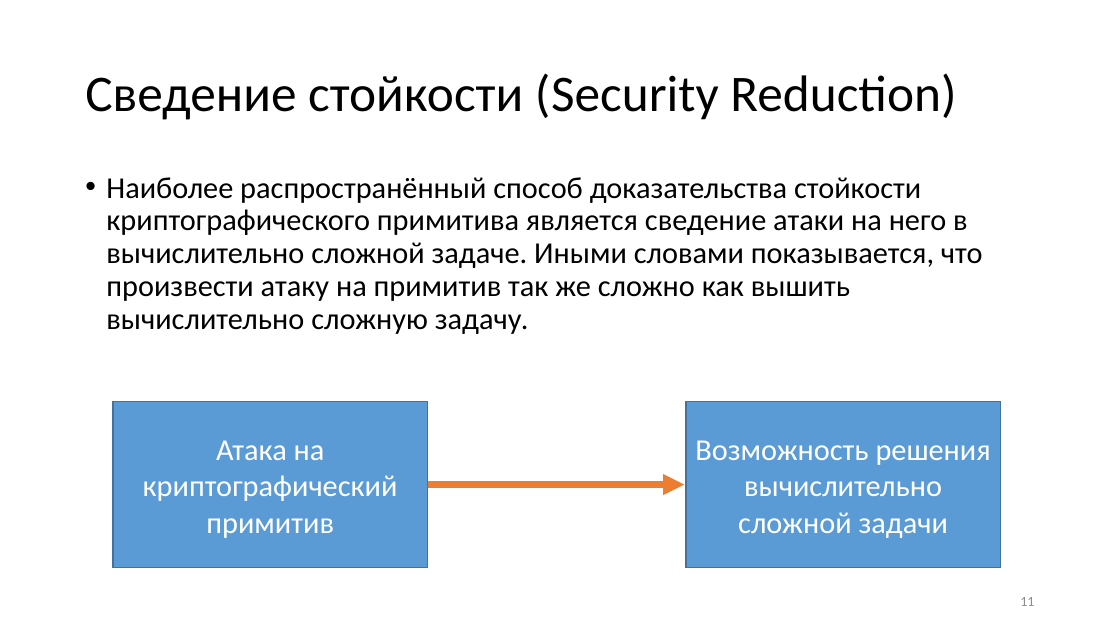
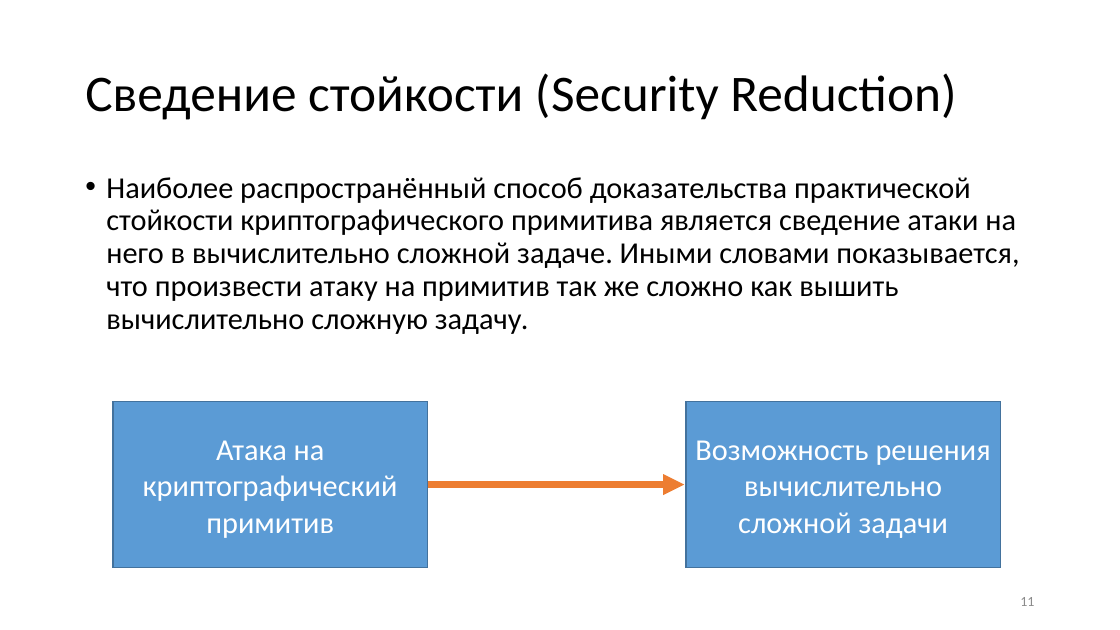
Before and after one commit to CryptoCourse/CryptoLectures, a slide deck: slide 11 of Lectures/Lecture1.pptx. Drawn at 1120x630 pixels with LibreOffice and Linux fonts; fonts in the diff are those of the drawing. Boxes give left, top, right and bottom in pixels: in the first picture for what was removed or moved away, otherwise in the second. Text is boxed around its words. In the diff, an @@ line names an element or a change of style, - is before the commit and + after.

```diff
--- a/Lectures/Lecture1.pptx
+++ b/Lectures/Lecture1.pptx
@@ text at (x1=106, y1=177, x2=1019, y2=334): text changed @@
-• Наиболее распространённый способ доказательства стойкости криптографического примитива является сведение атаки на него в вычислительно сложной задаче. Иными словами показывается, что произвести атаку на примитив так же сложно как вышить вычислительно сложную задачу.
+• Наиболее распространённый способ доказательства практической стойкости криптографического примитива является сведение атаки на него в вычислительно сложной задаче. Иными словами показывается, что произвести атаку на примитив так же сложно как вышить вычислительно сложную задачу.
```
Also in this commit, not shown: 2 other slides changed, 2 slides added.
